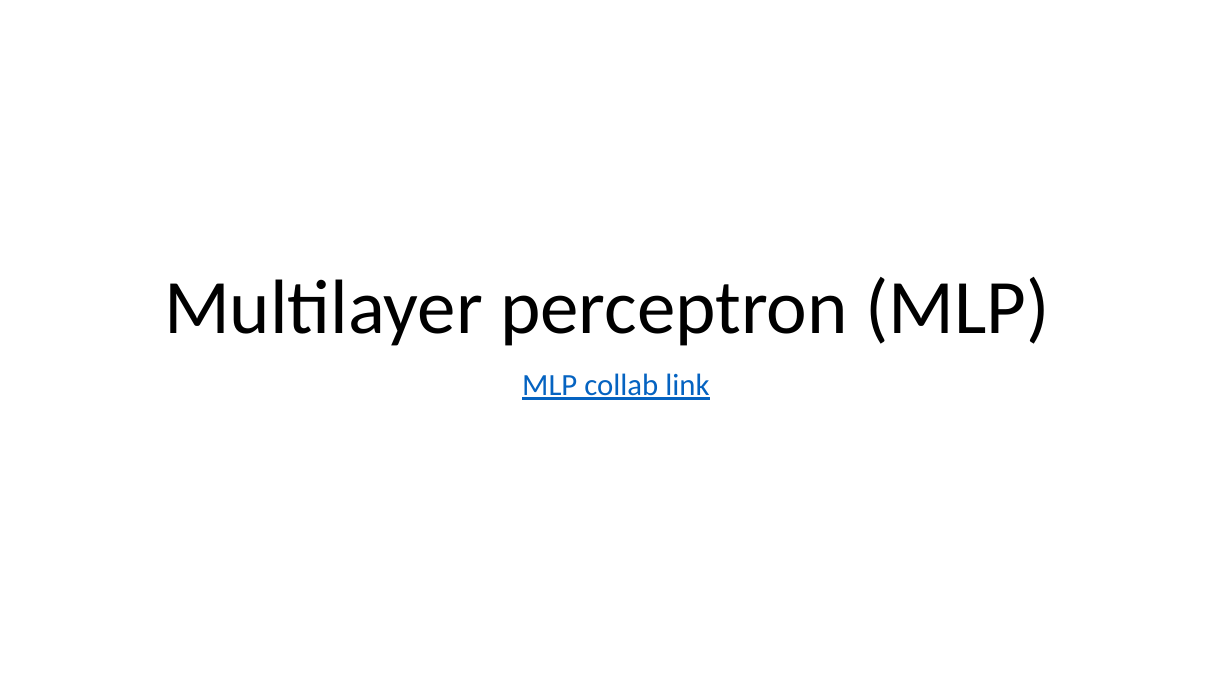
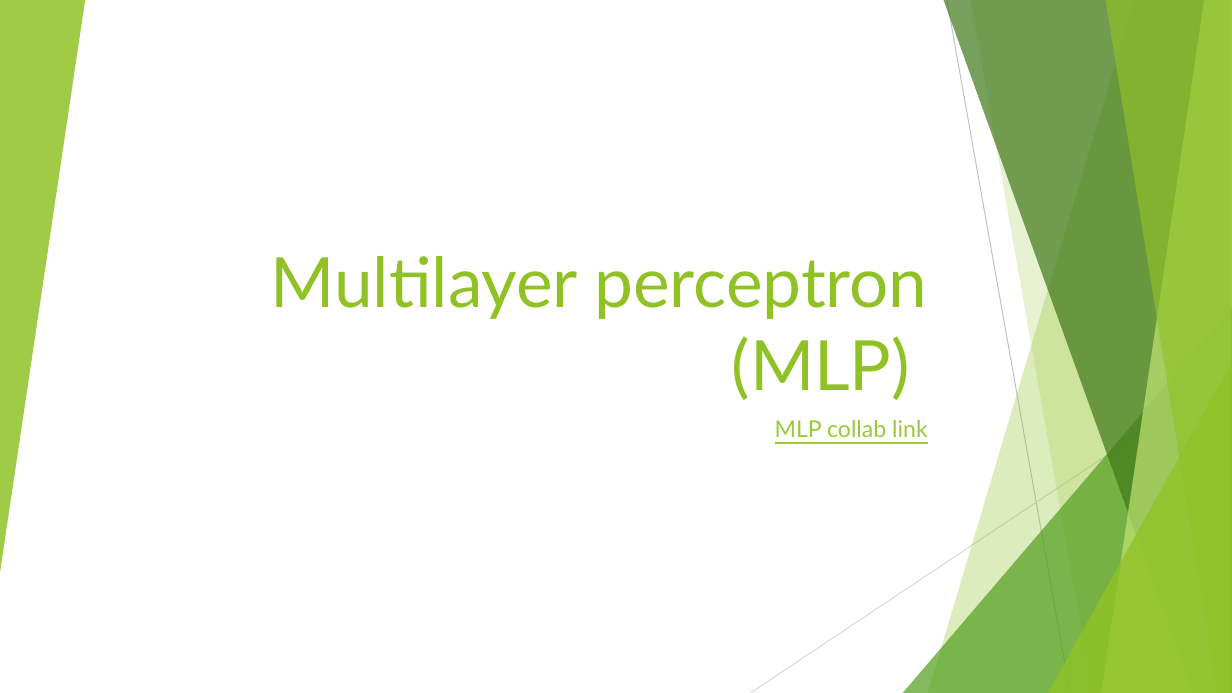
Before and after one commit to bodzio50318/genAiWorkshop, a slide deck: slide 10 of AiDem.pptm. Drawn at 1232x693 pixels with LibreOffice and Linux fonts; fonts in the diff are those of the drawing. Boxes give left, top, right and bottom in pixels: in the first picture for what was removed or moved away, otherwise in the second. Text is boxed around its words. In the diff, an @@ line names an element or a change of style, - is before the commit and + after.

```diff
--- a/AiDem.pptm
+++ b/AiDem.pptm
@@ group added at <box>0,0,1232,693</box>: 5 freeform shapes, 3 triangles, 2 lines @@
@@ title "Multilayer perceptron (MLP)": place and size @@
-title "Multilayer perceptron (MLP)" at <box>164,277,1050,346</box>
+title "Multilayer perceptron (MLP)" at <box>270,256,928,400</box>
@@ title "Multilayer perceptron (MLP)" at <box>270,256,928,400</box>: size 60 to 54 pt, font Calibri to Lato, text colour #000000 to #90C226; alignment centre to right; line spacing 0.9 to 1 @@
@@ subtitle "MLP collab link": place and size @@
-subtitle "MLP collab link" at <box>522,373,709,400</box>
+subtitle "MLP collab link" at <box>775,420,928,437</box>
@@ subtitle "MLP collab link" at <box>775,420,928,437</box>: size 24 to 18 pt, font Calibri to Lato, text colour #0563C1 to #99CA3C; alignment centre to right; line spacing 0.9 to 1 @@
```
Also in this commit, not shown: 21 other slides changed, 1 slide added, 3 other files.
